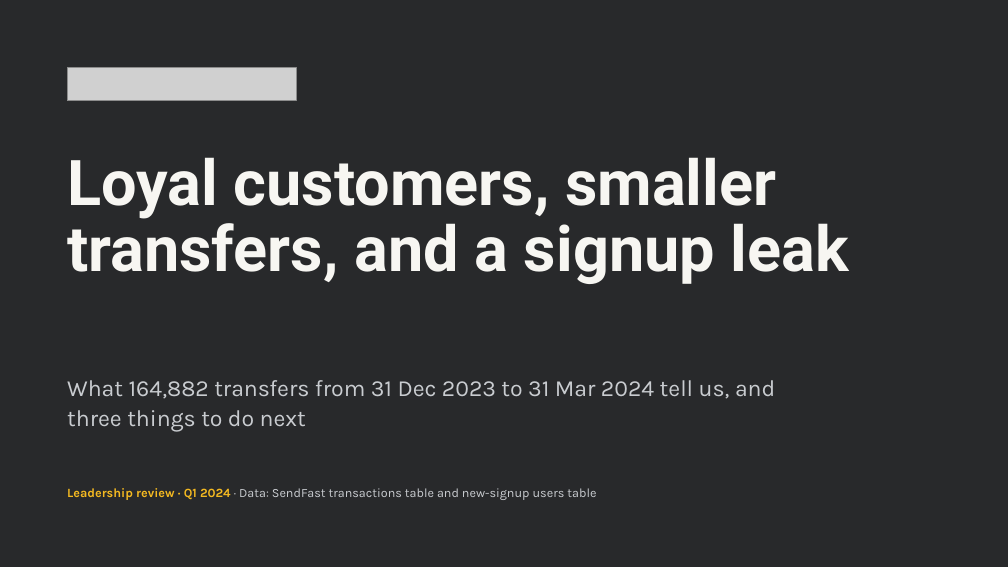
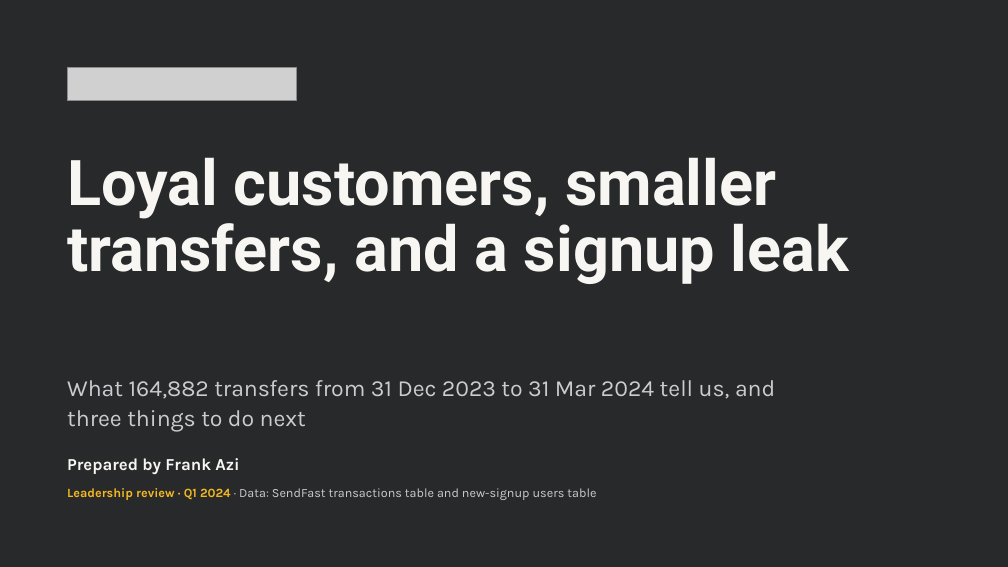
Before and after one commit to frankolanari/fintech-customer-analytics-case-study, a slide deck: slide 1 of deck/SendFast_Q1_2024_Leadership_Review.pptx. Drawn at 1008x567 pixels with LibreOffice and Linux fonts; fonts in the diff are those of the drawing; grey boxes stand for pictures. Boxes give left, top, right and bottom in pixels: in the first picture for what was removed or moved away, otherwise in the second. Text is boxed around its words. In the diff, an @@ line names an element or a change of style, - is before the commit and + after.

Commit message:
Add author to deck cover

```diff
--- a/deck/SendFast_Q1_2024_Leadership_Review.pptx
+++ b/deck/SendFast_Q1_2024_Leadership_Review.pptx
@@ text added at (x1=67, y1=458, x2=239, y2=474), 16 pt, text #F7F6F2, bold @@
+Prepared by Frank Azi
```
